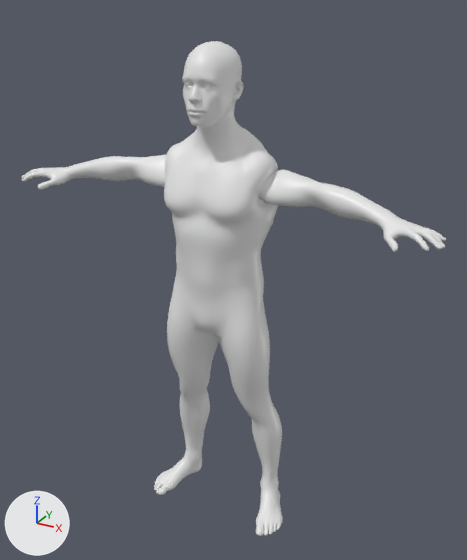
One commit to the glTF model public/models/avatar-base-hbm.glb: the scene before it, then after it.
Both versions are drawn from a 50 mm lens placed at (1.16, -1.974, 2.12), pointed at (0.041, 0.059, 1.103). The axes (+X, +Y, +Z) are drawn at lower left. The lights are the same throughout. The older version comes first.

The older version as bpy lines, for what is in view:
```python
mat_skin = principled_material('Skin')
mat_skin.base_color = (0.8, 0.8, 0.8)  # white #e7e7e7
mat_skin.roughness = 0.4
me_female_v006lowresuv = bpy.data.meshes.new('female_v006lowresUV')
me_female_v006lowresuv.from_pydata(...)  # 11674 vertices, 23336 faces; spans x -0.84..0.84, y -0.17..0.17, z 0.03..1.98
me_female_v006lowresuv.materials.append(mat_skin)  # white #e7e7e7
ob_body = bpy.data.objects.new('Body', me_female_v006lowresuv)
ob_body.location = (0.0, 0.0, 0.0)
```
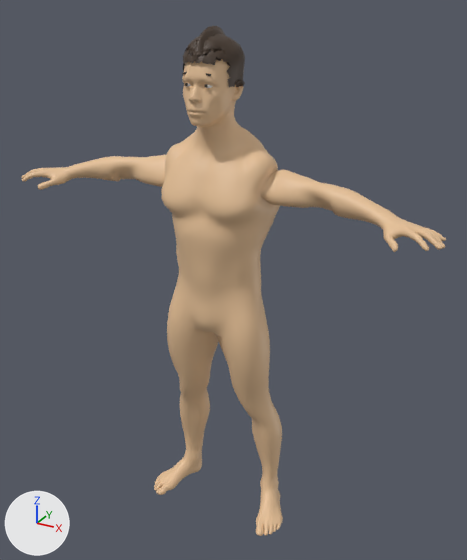
What differs and where, as boxes (x1, y1, x2, y2) in the pictures (467 x 560 px):
'Body', recoloured (white to beige)
    both: (21, 59, 446, 536)
'CheveuxCourt', added (brown)
    after: (183, 34, 245, 87)
'CheveuxCrete', added
    after: (193, 26, 226, 53)
'Traits', added
    after: (182, 72, 211, 88)
'CheveuxRas', added (mostly hidden)
    after: (194, 57, 240, 86)

What the commit changed:
Material 'Skin' (mat_skin) changes colour from white #e7e7e7 to beige #e6c097; in linear values from (0.8, 0.8, 0.8) to (0.79, 0.53, 0.31).
Material 'Hair' (mat_hair) is new.
Its base color is (0.055, 0.032, 0.018) (brown #423224).
Mesh me_cube is new.
It has 32 vertices, 48 faces and spans x -0.052..0.0522, y -0.1205..-0.1095, z 1.8494..1.8937.
It uses material mat_hair (brown #423224).
Mesh me_female_v006lowresuv_001 is new.
It has 491 vertices, 860 faces and spans x -0.109..0.109, y -0.114..0.108, z 1.842..1.986.
It uses material mat_hair (brown #423224).
Mesh me_female_v006lowresuv_003 is new.
It has 491 vertices, 860 faces and spans x -0.109..0.109, y -0.114..0.108, z 1.842..2.031.
It uses material mat_hair (brown #423224).
Mesh me_female_v006lowresuv_002 is new.
It has 491 vertices, 860 faces and spans x -0.111..0.111, y -0.124..0.11, z 1.841..2.008.
It uses material mat_hair (brown #423224).
Object 'Traits' (ob_traits) is new; it shows me_cube.
Its location is (0.0, 0.0, 0.0).
Object 'CheveuxRas' (ob_cheveuxras) is new; it shows me_female_v006lowresuv_001.
Its location is (0.0, 0.0, 0.0).
Object 'CheveuxCrete' (ob_cheveuxcrete) is new; it shows me_female_v006lowresuv_003.
Its location is (0.0, 0.0, 0.0).
Object 'CheveuxCourt' (ob_cheveuxcourt) is new; it shows me_female_v006lowresuv_002.
Its location is (0.0, 0.0, 0.0).
